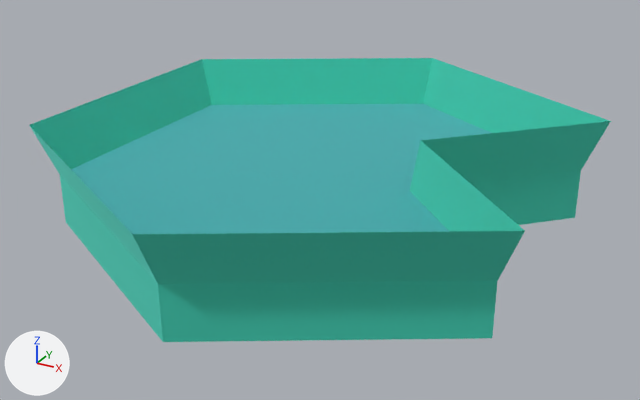
The glTF model public/models/nf2/nature/lily_small.glb, before and after one commit.
Rendered twice from a 50 mm lens placed at (0.152, -0.278, 0.097), pointed at (0.001, -0.004, -0.04). Lighting does not change. The marker at lower left points along +X, +Y and +Z. The older version comes first. Where no turn or scale is listed for an object, it has been applied to the vertices.

Names of what the first picture shows: 'lily_small'.
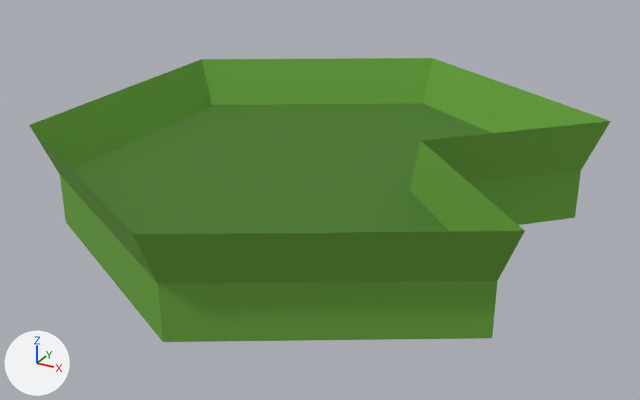
Pixel boxes (x1, y1, x2, y2) of what changed, in the pictures (640 x 400 px):
'lily_small', recoloured, surface changed (cyan to green)
    both: (29, 58, 611, 342)

Edits to the bpy script that builds the scene:
```text
Change mat_leafsgreen:
    mat_leafsgreen.metallic: 1.0 -> 0.0
    mat_leafsgreen.base_color: (0.161, 0.788, 0.671) -> (0.147, 0.381, 0.0452)  # cyan #70e6d6 -> green #6ba63c
Change mat_leafsdark:
    mat_leafsdark.metallic: 1.0 -> 0.0
    mat_leafsdark.base_color: (0.169, 0.651, 0.667) -> (0.0685, 0.195, 0.0222)  # cyan #72d3d5 -> dark green #4a7a29
Remove ob_tmpparent:
    ob_tmpparent = bpy.data.objects.new('tmpParent', None)
    ob_tmpparent.location = (0.0, 0.0, 0.0)
```
